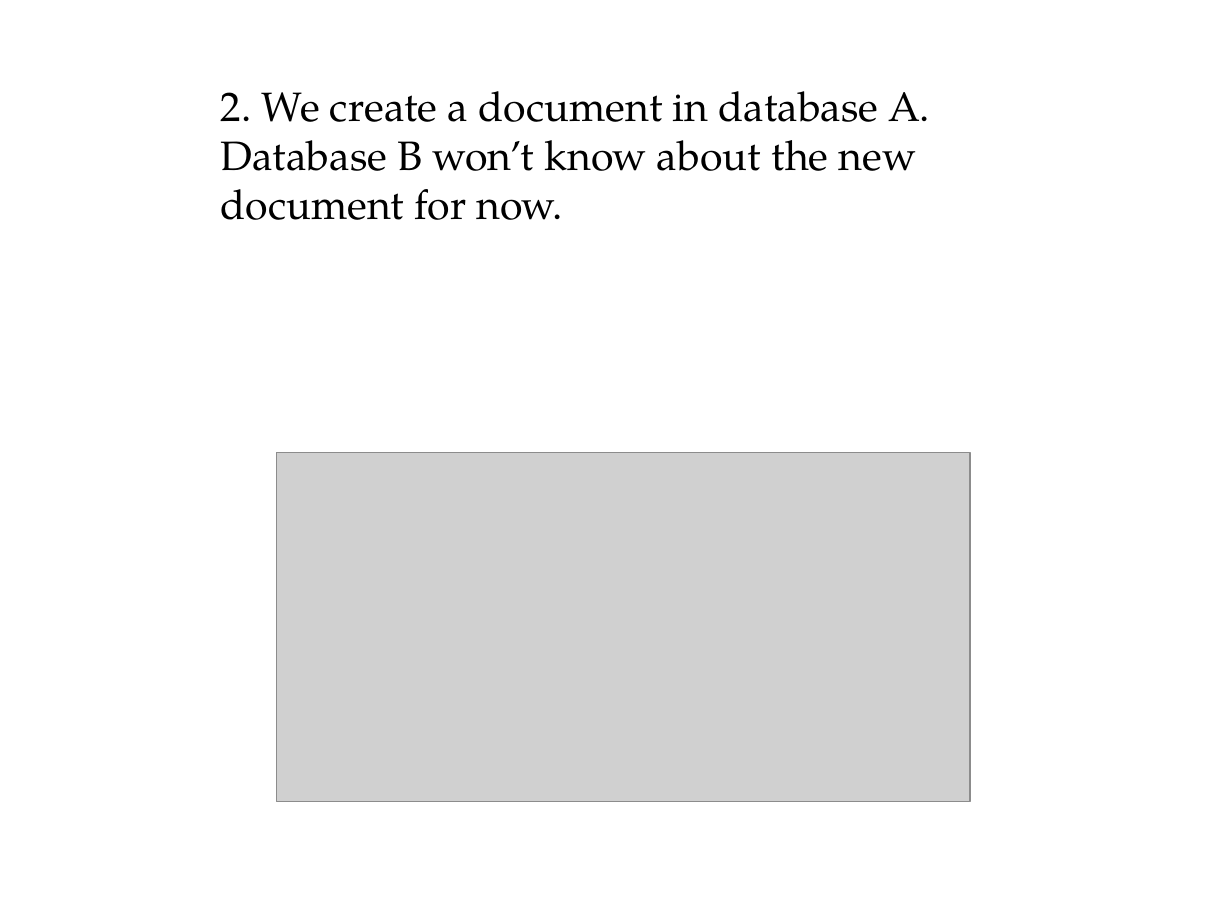
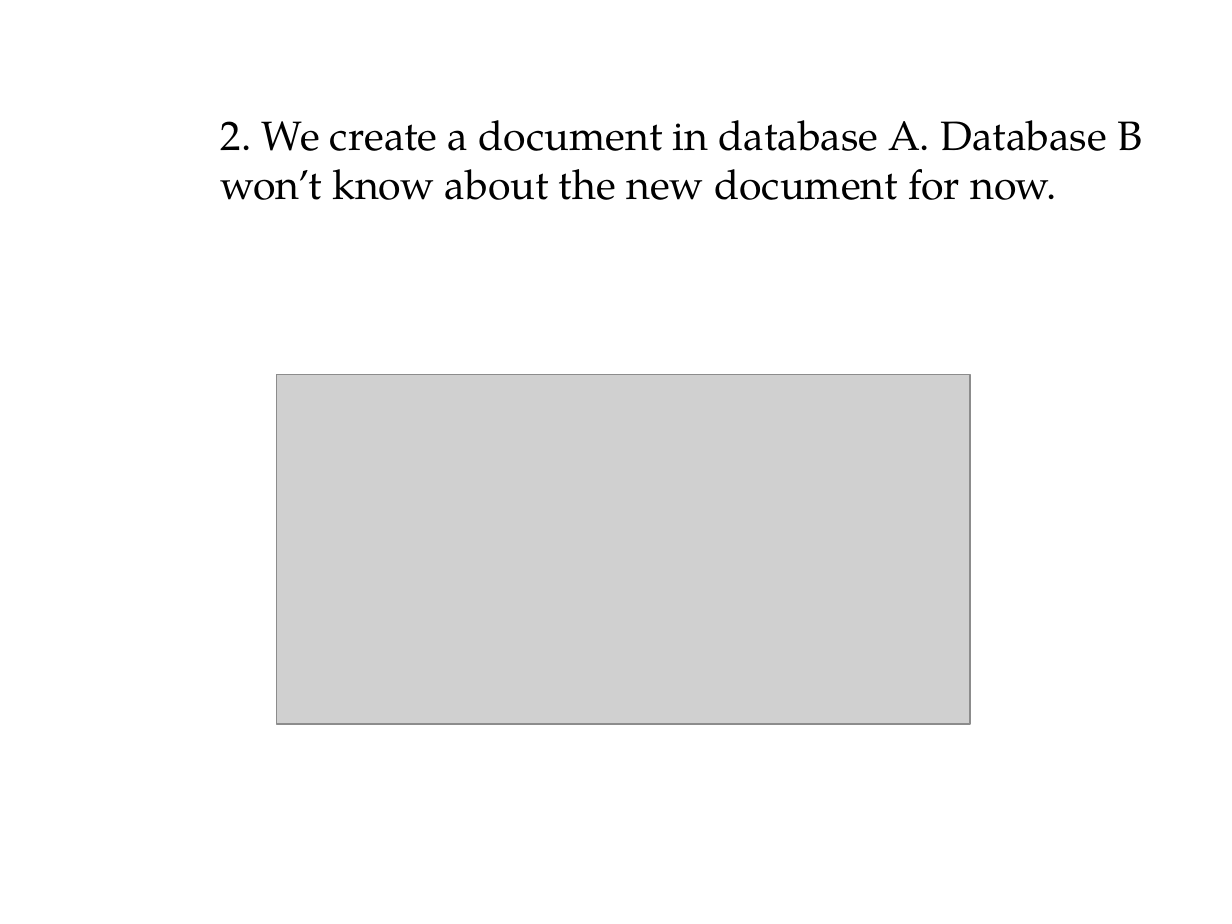
Before and after one commit to rohanz1993/Team_9_Heroku_Shopping_Cart_-_AWS_NoSQL_Service, a slide deck: slide 15 of Donita/CouchDB.pptx (slide 14 before the commit). Drawn at 1232x924 pixels with LibreOffice and Linux fonts; fonts in the diff are those of the drawing; grey boxes stand for pictures; background and template pictures are left out. Boxes give left, top, right and bottom in pixels: in the first picture for what was removed or moved away, otherwise in the second. Text is boxed around its words. In the diff, an @@ line names an element or a change of style, - is before the commit and + after.

```diff
--- a/Donita/CouchDB.pptx
+++ b/Donita/CouchDB.pptx
@@ text "2. We create a document ..." rewrapped from (221,91,930,220) to (221,120,1142,200) @@
@@ picture: place and size @@
-picture at (276,452,970,801)
+picture at (276,375,970,723)
```
Also in this commit, not shown: 14 other slides changed, 4 slides added.
